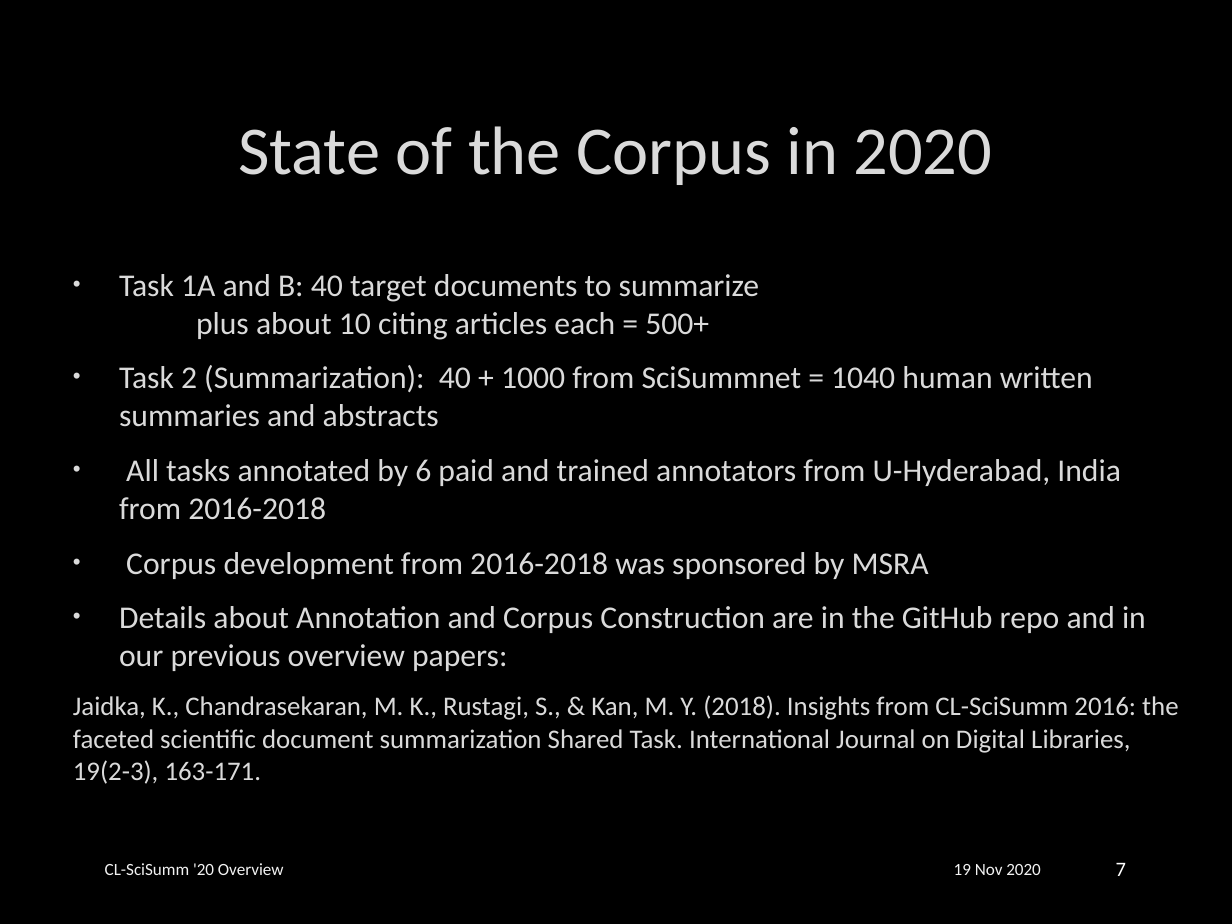
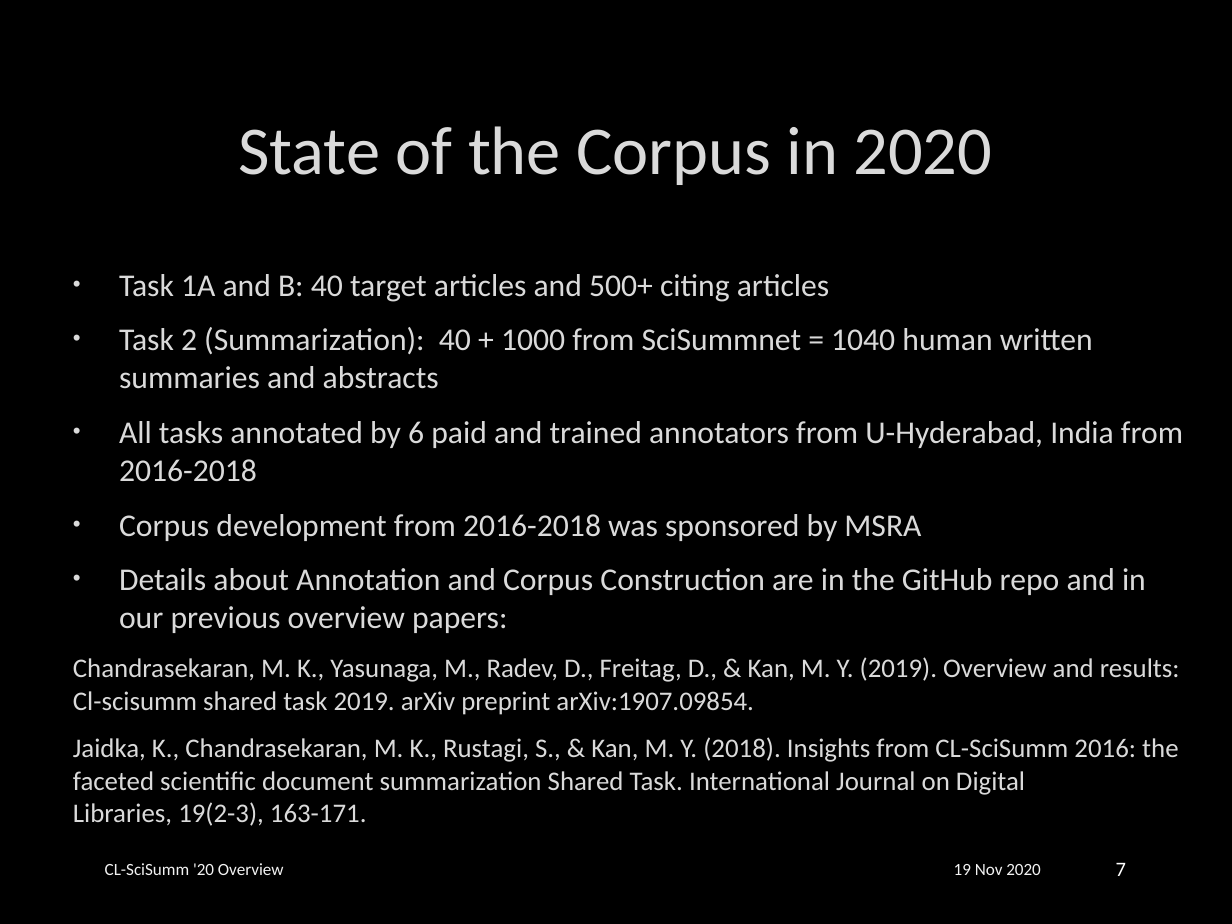
Before and after one commit to WING-NUS/scisumm-corpus, a slide deck: slide 7 of publications/CL-SciSumm2020/CL-SciSumm2020_slidedeck.pptx. Drawn at 1232x924 pixels with LibreOffice and Linux fonts; fonts in the diff are those of the drawing; background and template pictures are left out. Boxes give left, top, right and bottom in pixels: in the first picture for what was removed or moved away, otherwise in the second. Text is boxed around its words. In the diff, an @@ line names an element or a change of style, - is before the commit and + after.

```diff
--- a/publications/CL-SciSumm2020/CL-SciSumm2020_slidedeck.pptx
+++ b/publications/CL-SciSumm2020/CL-SciSumm2020_slidedeck.pptx
@@ text at (x1=119, y1=274, x2=829, y2=302): text changed @@
-• Task 1A and B: 40 target documents to summarize
-  plus about 10 citing articles each = 500+
+• Task 1A and B: 40 target articles and 500+ citing articles
@@ text at (x1=73, y1=657, x2=1180, y2=715): paragraph added @@
+Chandrasekaran, M. K., Yasunaga, M., Radev, D., Freitag, D., & Kan, M. Y. (2019). Overview and results: Cl-scisumm shared task 2019. arXiv preprint arXiv:1907.09854.
```
Also in this commit, not shown: 16 other slides changed, 6 slides added.
